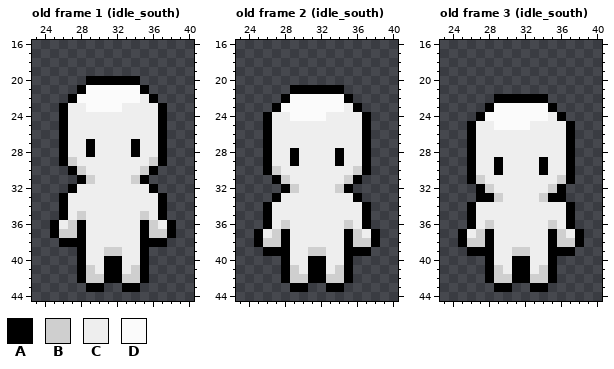
Pixel-art file -- WoW.Client/Content/Data/Characters/human_spritesheet.ase. The first picture shows the starting point.
64x64 pixels, 4 frames. Shown: old frame 1 (idle_south): x 23..40, y 16..44; old frame 2 (idle_south): x 23..40, y 16..44; old frame 3 (idle_south): x 23..40, y 16..44. The commit also changed other frames, which this record leaves out.
Palette (. is transparent): A #000000  B #cfcfcf  C #eeeeee  D #fbfbfb
Pixels before, old frame 1 (idle_south), first column x 25:
20 ....AAAAAA....
21 ...ADDDDDDA...
22 ..ADDDDDDDCA..
23 .ACCDDDDCCCCA.
24 .ACCCCCCCCCCA.
25 .ACCCCCCCCCCA.
26 .ACCCCCCCCCCA.
27 .ACCACCCCACCA.
28 .ACCACCCCACCA.
29 .ABCCCCCCCCBA.
30 ..ABCCCCCCBA..
31 ...ABCCCCBA...
32 ..ACCCCCCCCA..
33 .ACCCCCCCCCCA.
34 .ACCCCCCCCCCA.
35 .ACBCCCCCCBCA.
36 ACBACCCCCCABCA
37 ABBACCCCCCABBA
38 .AAACCCCCCAAA.
39 ...ACCBBCCA...
40 ...ACCAACCA...
41 ...ABCAACBA...
42 ...ABBAABBA...
43 ....AA..AA....
Pixels before, old frame 2 (idle_south), first column x 25:
21 ....AAAAAA....
22 ...ADDDDDDA...
23 ..ADDDDDDDCA..
24 .ACCDDDDCCCCA.
25 .ACCCCCCCCCCA.
26 .ACCCCCCCCCCA.
27 .ACCCCCCCCCCA.
28 .ACCACCCCACCA.
29 .ACCACCCCACCA.
30 .ABCCCCCCCCBA.
31 ..ABCCCCCCBA..
32 ...ABCCCCBA...
33 ..ACCCCCCCCA..
34 .ACCCCCCCCCCA.
35 .ACCCCCCCCCCA.
36 .ACBCCCCCCBCA.
37 ACBACCCCCCABCA
38 ABBACCCCCCABBA
39 .AAACCBBCCAAA.
40 ...ACCAACCA...
41 ...ABCAACBA...
42 ...ABBAABBA...
43 ....AA..AA....
Pixels before, old frame 3 (idle_south), first column x 25:
22 ....AAAAAA....
23 ...ADDDDDDA...
24 ..ADDDDDDDCA..
25 .ACCDDDDCCCCA.
26 .ACCCCCCCCCCA.
27 .ACCCCCCCCCCA.
28 .ACCCCCCCCCCA.
29 .ACCACCCCACCA.
30 .ACCACCCCACCA.
31 .ABCCCCCCCCBA.
32 ..ABCCCCCCBA..
33 ..AABCCCCBAA..
34 .ACCCCCCCCCCA.
35 .ACCCCCCCCCCA.
36 .ACBCCCCCCBCA.
37 ACBACCCCCCABCA
38 ABBACCCCCCABBA
39 .AAACCBBCCAAA.
40 ...ACCAACCA...
41 ...ABCAACBA...
42 ...ABBAABBA...
43 ....AA..AA....
Once edited:
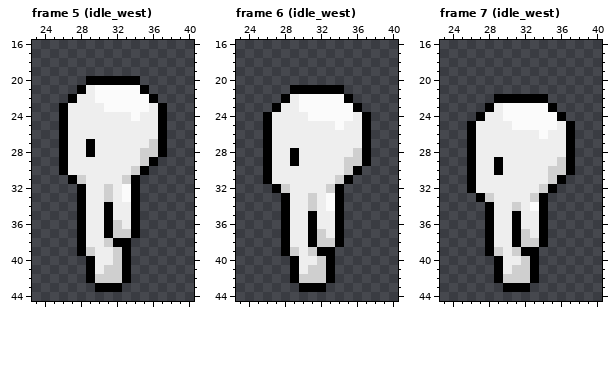
A new or re-ordered frame is compared with the old frame closest to it.
From the commit log: Added client-side idle animation display based on movement
Diff:
frames 4 -> 16
Frame 5 (idle_west) is new; against old frame 1 (idle_south):
y 21: x 29 D -> C
y 22: x 28..29 DD -> CC; x 35 C -> D
y 23: x 29..30 DD -> CC; x 33..35 CCC -> DDD
y 24: x 34 C -> D
y 27: x 34 A -> C; x 36 C -> B
y 28: x 34..36 ACC -> CBB
y 29: x 27 B -> C; x 35..37 CBA -> BA.
y 30: x 26..28 .AB -> ACC; x 34..36 CBA -> BA.
y 31: x 27..29 .AB -> ABC; x 33..35 CBA -> BA.
y 32: x 27..28 AC -> .A; x 31 C -> B; x 33..36 CCCA -> DA..
y 33: x 26..28 ACC -> ..A; x 31 C -> B; x 33..37 CCCCA -> DA...
y 34: x 26..28 ACC -> ..A; x 31 C -> A; x 34..37 CCCA -> A...
y 35: x 26..28 ACB -> ..A; x 31 C -> A; x 34..37 CBCA -> A...
y 36: x 25..27 ACB -> ...; x 31..32 CC -> AB; x 34..38 CABCA -> A....
y 37: x 25..27 ABB -> ...; x 31..38 CCCCABBA -> ABBA....
y 38: x 26..27 AA -> ..; x 31..37 CCCCAAA -> BAA....
y 39: x 29 C -> B; x 31 B -> C; x 33..35 CCA -> A..
y 40: x 28..29 AC -> .A; x 31..35 AACCA -> CBA..
y 41: x 28..29 AB -> .A; x 31..35 AACBA -> BBA..
y 42: x 28..29 AB -> .A; x 31..35 AABBA -> BBA..
y 43: x 29 A -> .; x 31..34 ..AA -> AA..
Frame 6 (idle_west) is new; against old frame 2 (idle_south):
y 22: x 29 D -> C
y 23: x 28..29 DD -> CC; x 35 C -> D
y 24: x 29..30 DD -> CC; x 33..35 CCC -> DDD
y 25: x 34 C -> D
y 28: x 34 A -> C; x 36 C -> B
y 29: x 34..36 ACC -> CBB
y 30: x 27 B -> C; x 35..37 CBA -> BA.
y 31: x 26..28 .AB -> ACC; x 34..36 CBA -> BA.
y 32: x 27..29 .AB -> ABC; x 33..35 CBA -> BA.
y 33: x 27..28 AC -> .A; x 31 C -> B; x 33..36 CCCA -> DA..
y 34: x 26..28 ACC -> ..A; x 31 C -> B; x 33..37 CCCCA -> DA...
y 35: x 26..28 ACC -> ..A; x 31 C -> A; x 34..37 CCCA -> A...
y 36: x 26..28 ACB -> ..A; x 31 C -> A; x 34..37 CBCA -> A...
y 37: x 25..27 ACB -> ...; x 31..32 CC -> AB; x 34..38 CABCA -> A....
y 38: x 25..27 ABB -> ...; x 31..38 CCCCABBA -> ABBA....
y 39: x 26..27 AA -> ..; x 29 C -> B; x 32..37 BCCAAA -> AA....
y 40: x 28..29 AC -> .A; x 31..35 AACCA -> CBA..
y 41: x 28..29 AB -> .A; x 31..35 AACBA -> BBA..
y 42: x 28..29 AB -> .A; x 31..35 AABBA -> BBA..
y 43: x 29 A -> .; x 31..34 ..AA -> AA..
Frame 7 (idle_west) is new; against old frame 3 (idle_south):
y 23: x 29 D -> C
y 24: x 28..29 DD -> CC; x 35 C -> D
y 25: x 29..30 DD -> CC; x 33..35 CCC -> DDD
y 26: x 34 C -> D
y 29: x 34 A -> C; x 36 C -> B
y 30: x 34..36 ACC -> CBB
y 31: x 27 B -> C; x 35..37 CBA -> BA.
y 32: x 26..28 .AB -> ACC; x 34..36 CBA -> BA.
y 33: x 28..29 AB -> BC; x 33..36 CBAA -> BA..
y 34: x 26..28 ACC -> ..A; x 31 C -> B; x 33..37 CCCCA -> DA...
y 35: x 26..28 ACC -> ..A; x 31 C -> A; x 34..37 CCCA -> A...
y 36: x 26..28 ACB -> ..A; x 31 C -> A; x 34..37 CBCA -> A...
y 37: x 25..27 ACB -> ...; x 31..32 CC -> AB; x 34..38 CABCA -> A....
y 38: x 25..27 ABB -> ...; x 31..38 CCCCABBA -> ABBA....
y 39: x 26..27 AA -> ..; x 29 C -> B; x 32..37 BCCAAA -> AA....
y 40: x 28..29 AC -> .A; x 31..35 AACCA -> CBA..
y 41: x 28..29 AB -> .A; x 31..35 AACBA -> BBA..
y 42: x 28..29 AB -> .A; x 31..35 AABBA -> BBA..
y 43: x 29 A -> .; x 31..34 ..AA -> AA..
